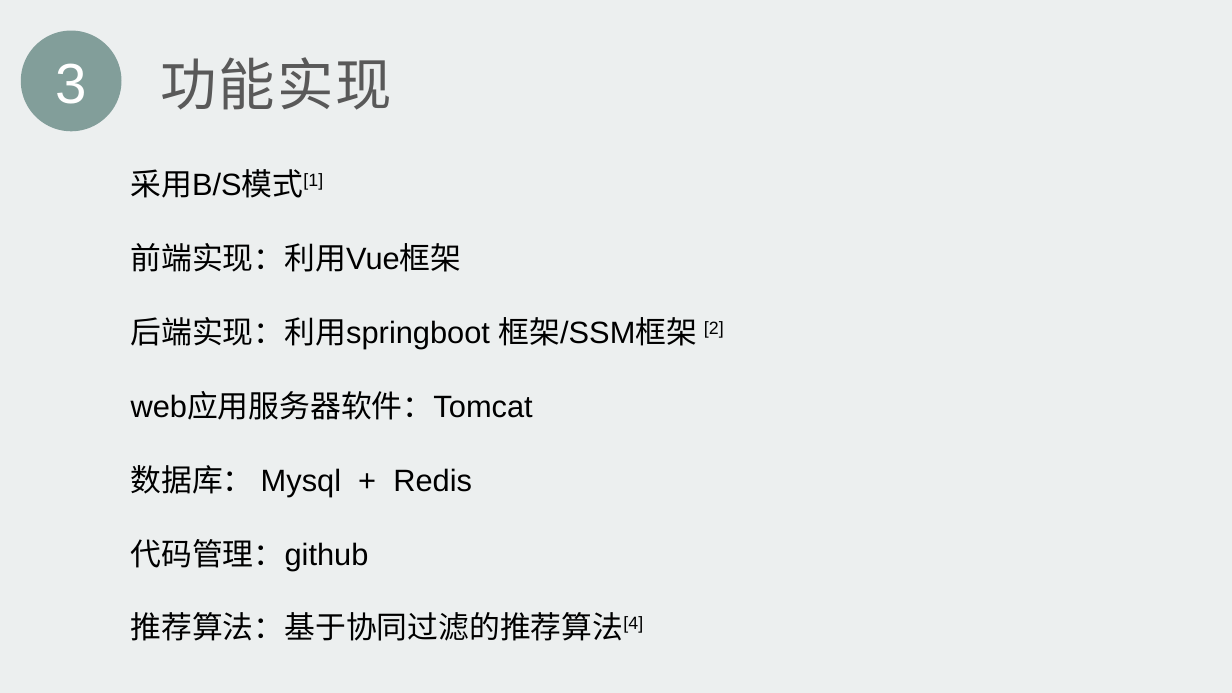
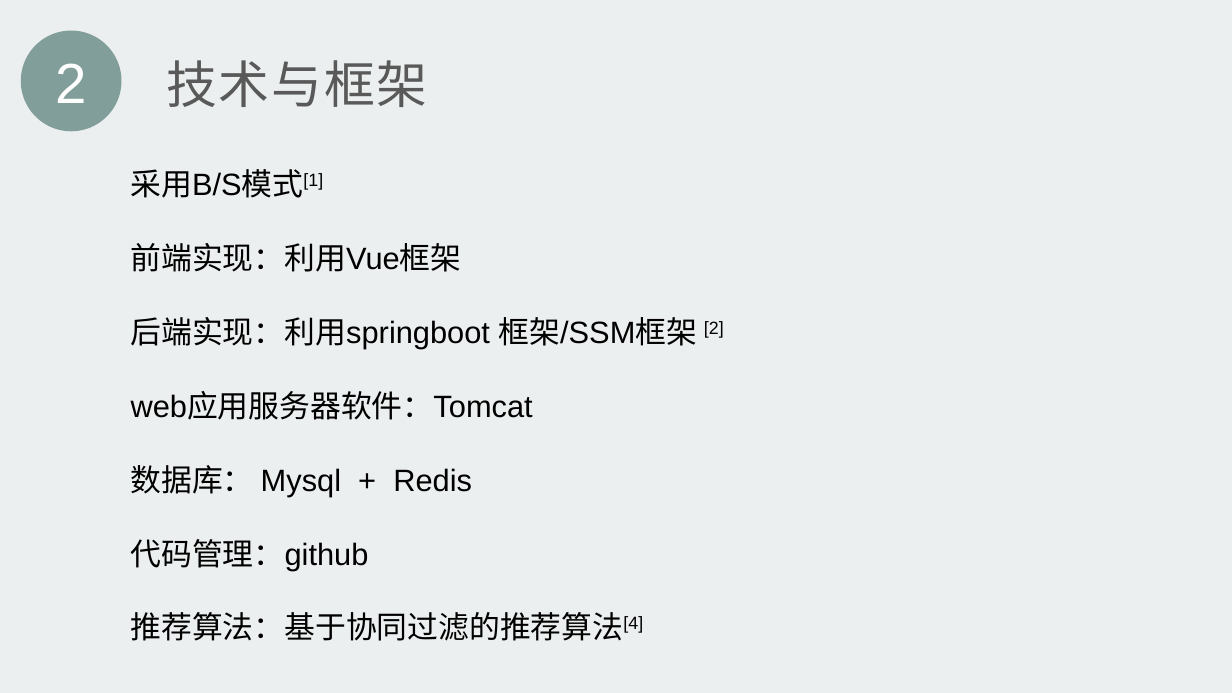
Before and after one commit to Cozymyz/SE2020-CityNorthBook, a slide deck: slide 6 of 项目介绍/SE2020-G10-项目介绍1.0.2.pptx (slide 7 before the commit). Drawn at 1232x693 pixels with LibreOffice and Linux fonts; fonts in the diff are those of the drawing; background and template pictures are left out. Boxes give left, top, right and bottom in pixels: in the first picture for what was removed or moved away, otherwise in the second. Text is boxed around its words. In the diff, an @@ line names an element or a change of style, - is before the commit and + after.

```diff
--- a/项目介绍/SE2020-G10-项目介绍1.0.2.pptx
+++ b/项目介绍/SE2020-G10-项目介绍1.0.2.pptx
@@ text at (55,63,86,103): text changed @@
-3
+2
@@ title at (166,60,428,107): text changed; size 44 to 39.6 pt @@
-功能实现
+技术与框架
```
Also in this commit, not shown: 4 other slides changed.
